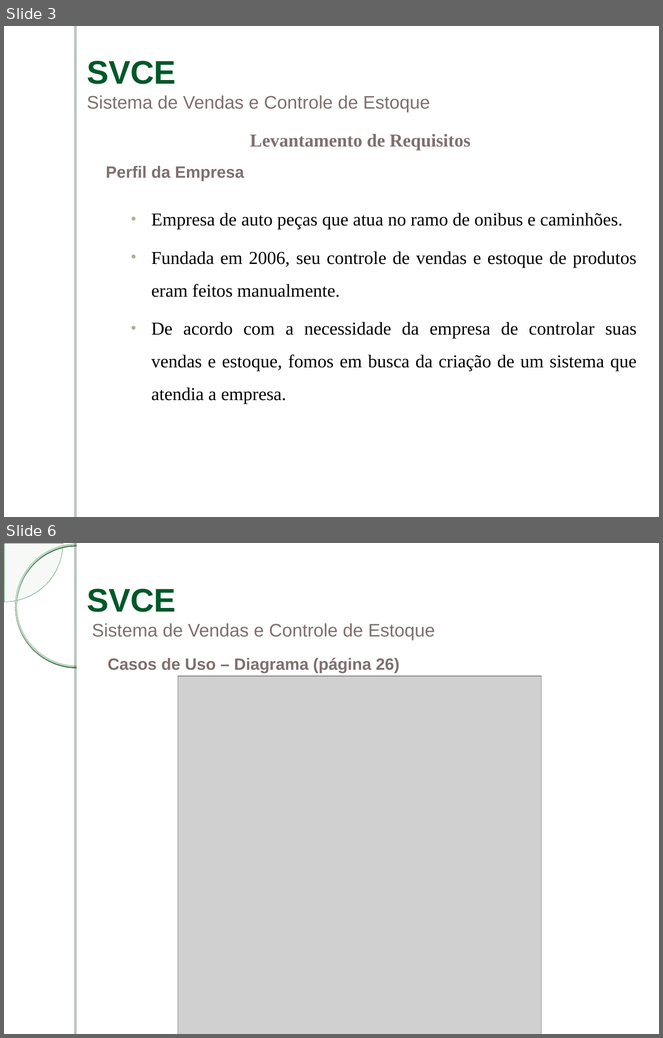
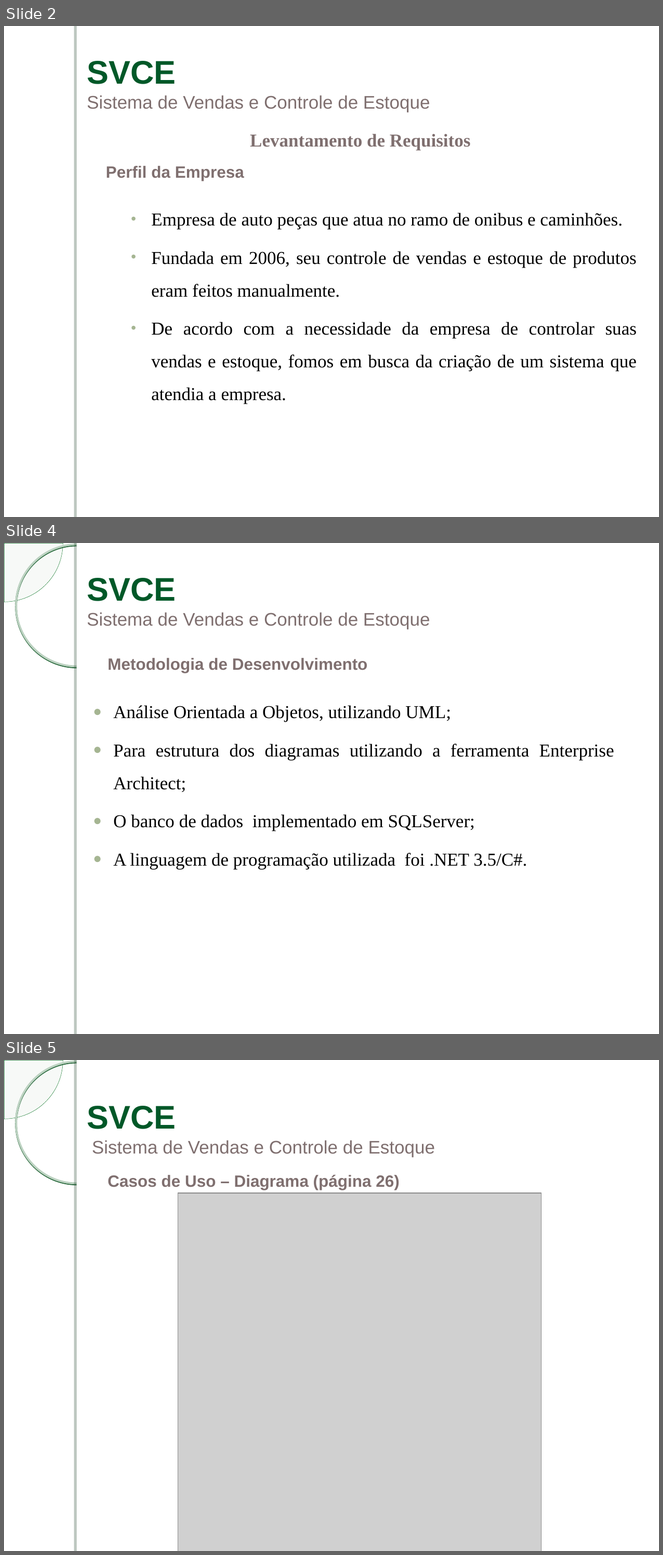
Before and after one commit to ViniciusConsultor/contentsystem, a slide deck: documentacao/Apresentação/Apresentacao-SVCE.ppt. Shown one above the other, each under a label of ours: slides 3 and 6 before the commit, slides 2, 4 and 5 after it; the slides between them are not shown. The pictures are 663x1038 and 663x1555 pixels, drawn with LibreOffice and Linux fonts; fonts in the diff are those of the drawing; grey boxes stand for pictures; background and template pictures are left out. Boxes give left, top, right and bottom in pixels: in the first picture for what was removed or moved away, otherwise in the second. Text is boxed around its words. In the diff, an @@ line names an element or a change of style, - is before the commit and + after.

```diff
--- a/documentacao/Apresentação/Apresentacao-SVCE.ppt
+++ b/documentacao/Apresentação/Apresentacao-SVCE.ppt
@@ slide 4 added at (4, 543, 659, 1034), background picture (left out); not listed: 4 template elements that a slide beside it also shows @@
@@ text added at (87, 578, 430, 629), 20 pt, text #7F6F6F @@
+SVCE
+Sistema de Vendas e Controle de Estoque
@@ text added at (107, 658, 368, 673), 18 pt, text #7F6F6F, bold @@
+Metodologia de Desenvolvimento
@@ text added at (113, 705, 614, 870), 20 pt, text #000000 @@
+● Análise Orientada a Objetos, utilizando UML;
+● Para estrutura dos diagramas utilizando a ferramenta Enterprise Architect;
+● O banco de dados implementado em SQLServer;
+● A linguagem de programação utilizada foi .NET 3.5/C#.
@@ what was slide 3 is now slide 2 @@
@@ what was slide 6 is now slide 5 @@
```
Also in this commit, not shown: 2 slides changed, 2 slides removed.
